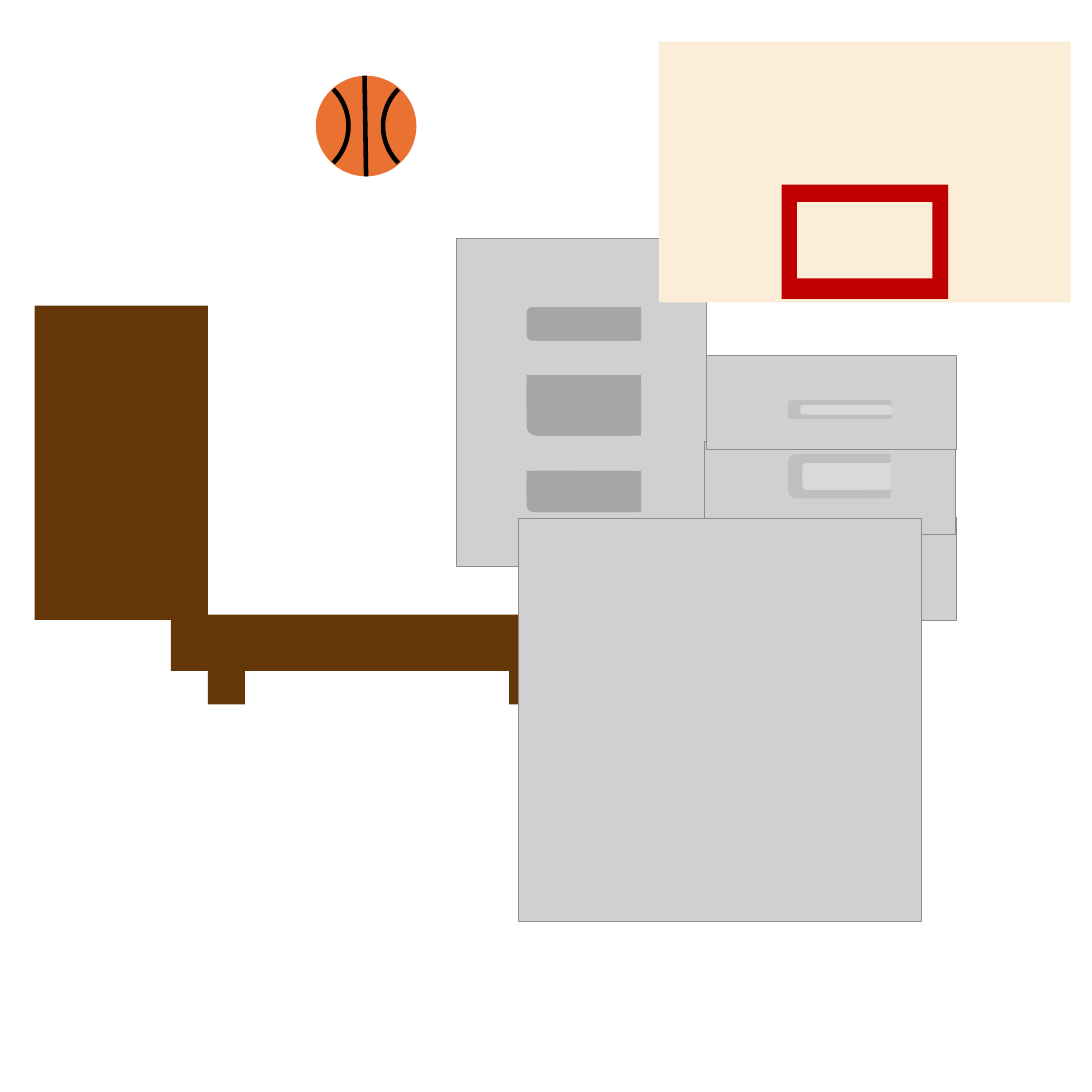
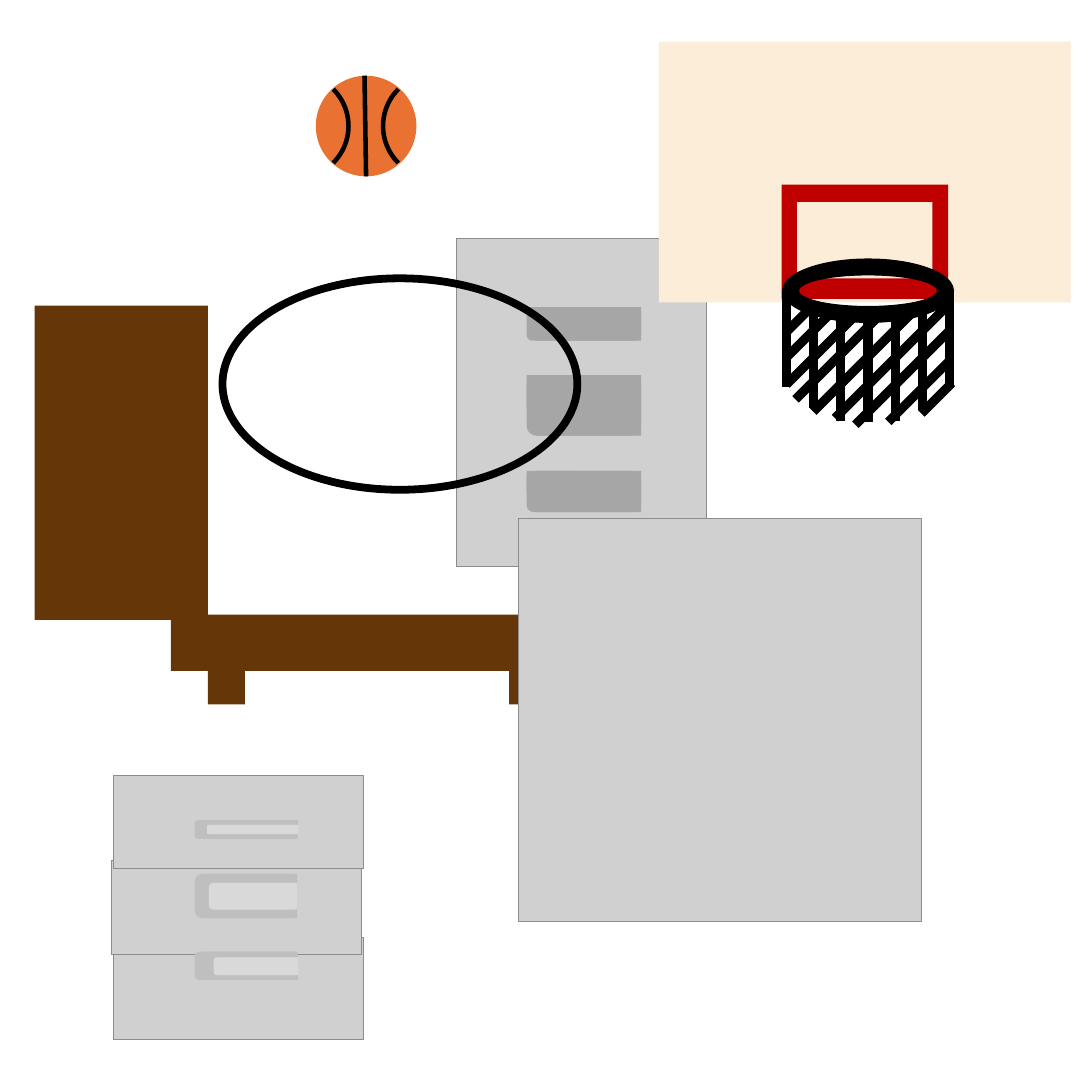
Before and after one commit to dprestonpeek/LizardsInChief-Macrobunny, a slide deck: slide 6 of Documents/licart.pptx. Drawn at 1092x1092 pixels with LibreOffice and Linux fonts; fonts in the diff are those of the drawing; grey boxes stand for pictures. Boxes give left, top, right and bottom in pixels: in the first picture for what was removed or moved away, otherwise in the second. Text is boxed around its words. In the diff, an @@ line names an element or a change of style, - is before the commit and + after.

```diff
--- a/Documents/licart.pptx
+++ b/Documents/licart.pptx
@@ ellipse added at <box>222,278,577,490</box>, outline #000000 10.25 pt @@
@@ group added at <box>782,259,954,427</box>: 16 rectangles, 1 donut @@
@@ 4 rounded rectangles, 4 rectangles, 3 pictures: place and size @@
-4 rounded rectangles, 4 rectangles, 3 pictures at <box>705,355,957,620</box>
+4 rounded rectangles, 4 rectangles, 3 pictures at <box>111,775,363,1040</box>
@@ group added at <box>195,952,298,980</box>: 2 rounded rectangles, 2 rectangles @@
```
Also in this commit, not shown: 2 other files.
